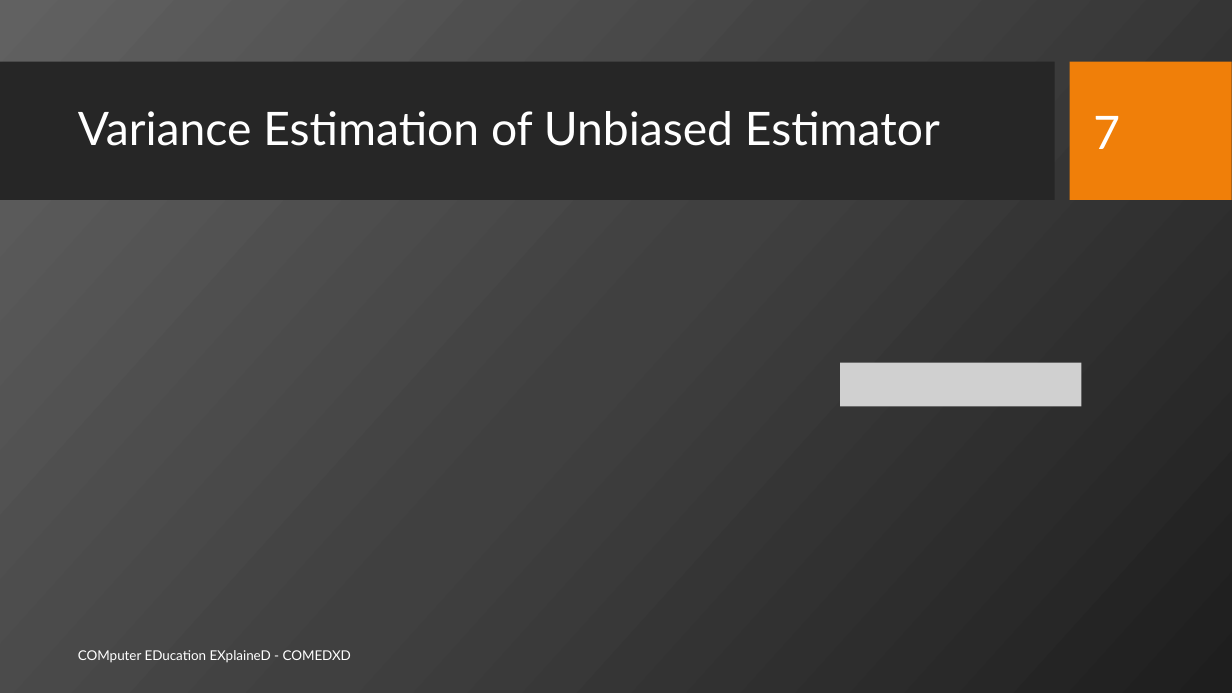
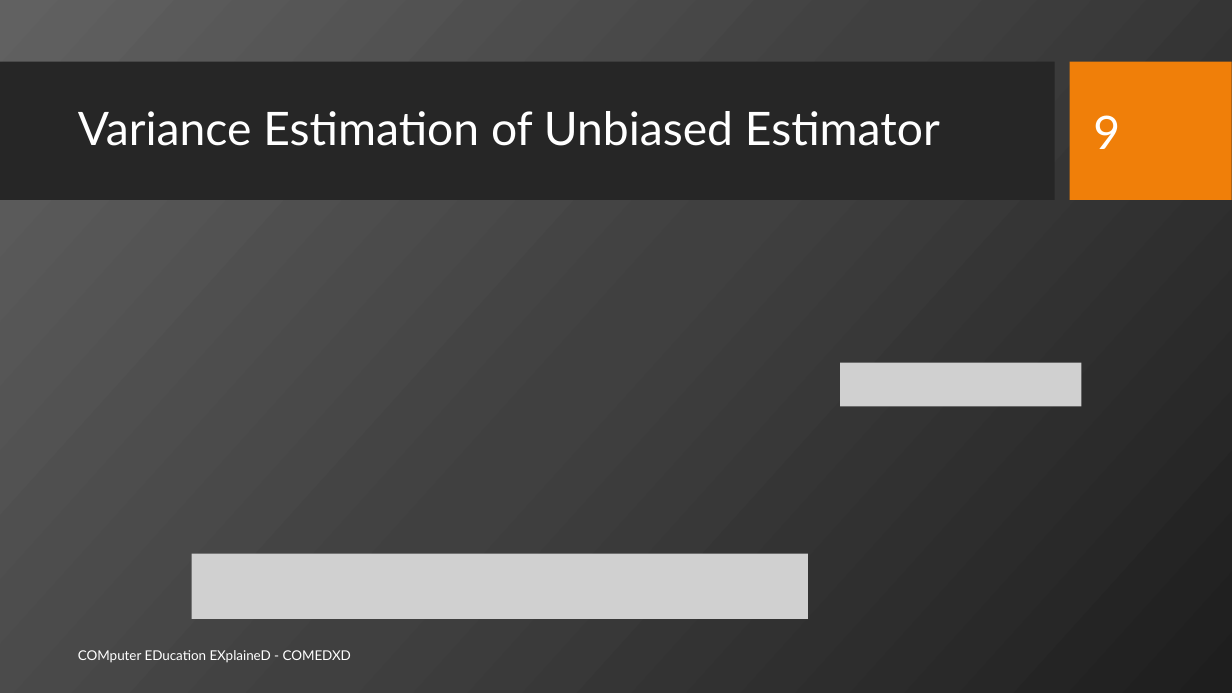
Before and after one commit to sajjo79/Machine-Learning, a slide deck: slide 9 of Slides/ML-Ch4-Parametric Methods-II.pptx (slide 7 before the commit). Drawn at 1232x693 pixels with LibreOffice and Linux fonts; fonts in the diff are those of the drawing; grey boxes stand for pictures; background and template pictures are left out. Boxes give left, top, right and bottom in pixels: in the first picture for what was removed or moved away, otherwise in the second. Text is boxed around its words. In the diff, an @@ line names an element or a change of style, - is before the commit and + after.

```diff
--- a/Slides/ML-Ch4-Parametric Methods-II.pptx
+++ b/Slides/ML-Ch4-Parametric Methods-II.pptx
@@ page number at [1093,115,1120,149]: text changed @@
-7
+9
@@ picture added at [192,554,809,619] @@
```
Also in this commit, not shown: 5 other slides changed, 6 slides added.
